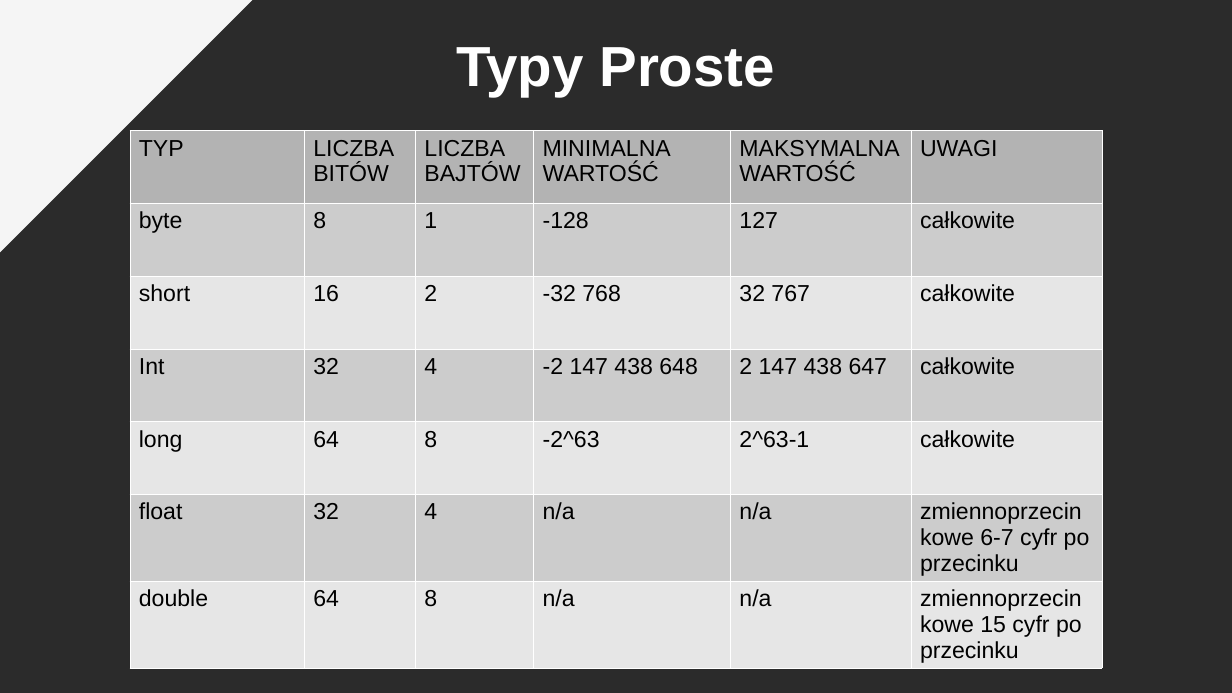
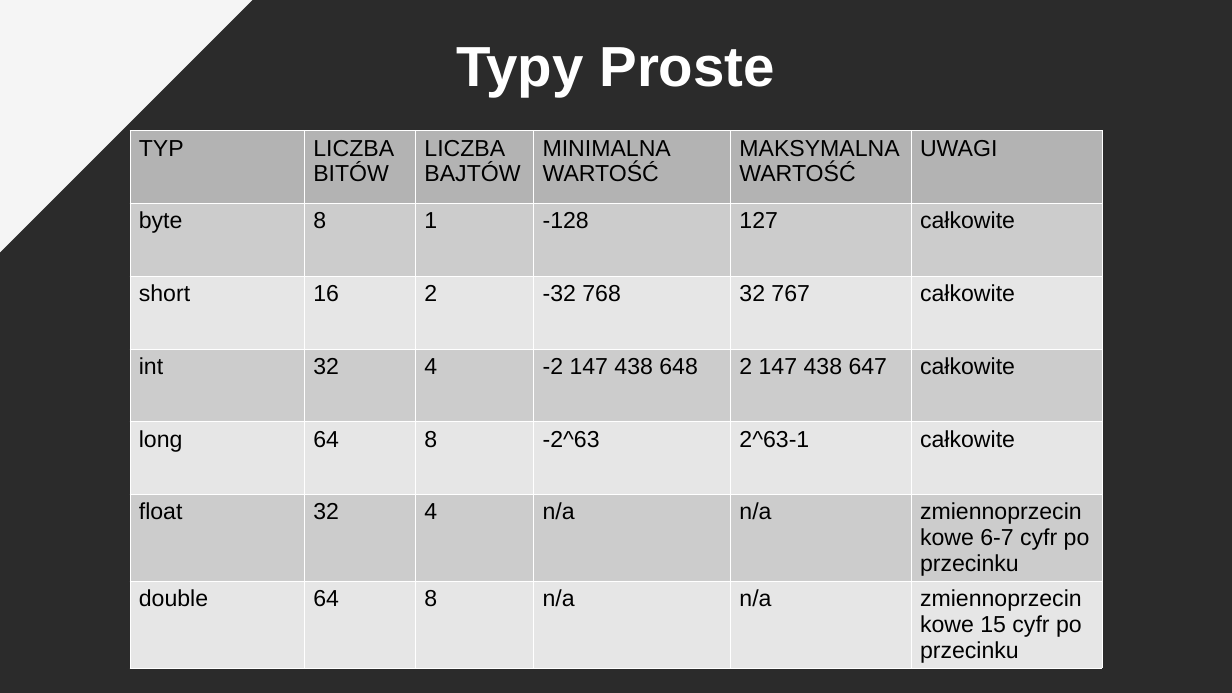
Before and after one commit to pkrajnik/WprowadzenieDoJava4Zajecia, a slide deck: slide 6 of WprowadzenieDoJezykaJAVA_4_zajecia_PiotrKrajnik.pptx. Drawn at 1232x693 pixels with LibreOffice and Linux fonts; fonts in the diff are those of the drawing; background and template pictures are left out; a plain dark background stands for a picture behind light text. Boxes give left, top, right and bottom in pixels: in the first picture for what was removed or moved away, otherwise in the second. Text is boxed around its words. In the diff, an @@ line names an element or a change of style, - is before the commit and + after.

```diff
--- a/WprowadzenieDoJezykaJAVA_4_zajecia_PiotrKrajnik.pptx
+++ b/WprowadzenieDoJezykaJAVA_4_zajecia_PiotrKrajnik.pptx
@@ table at [129,130,1103,679] @@
-row 4, column 1: Int
+row 4, column 1: int
```
Also in this commit, not shown: 1 other slide changed, 1 other file.
